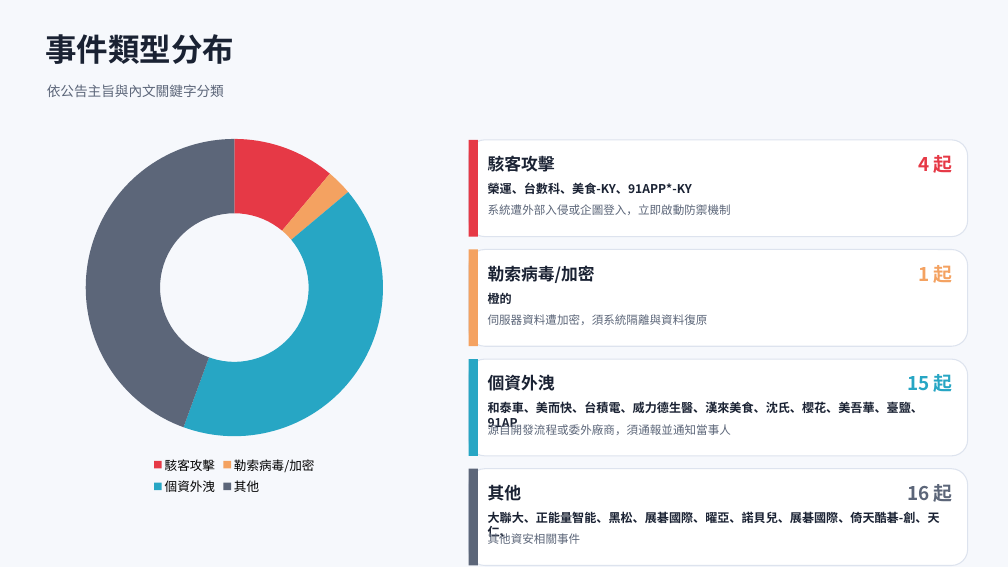
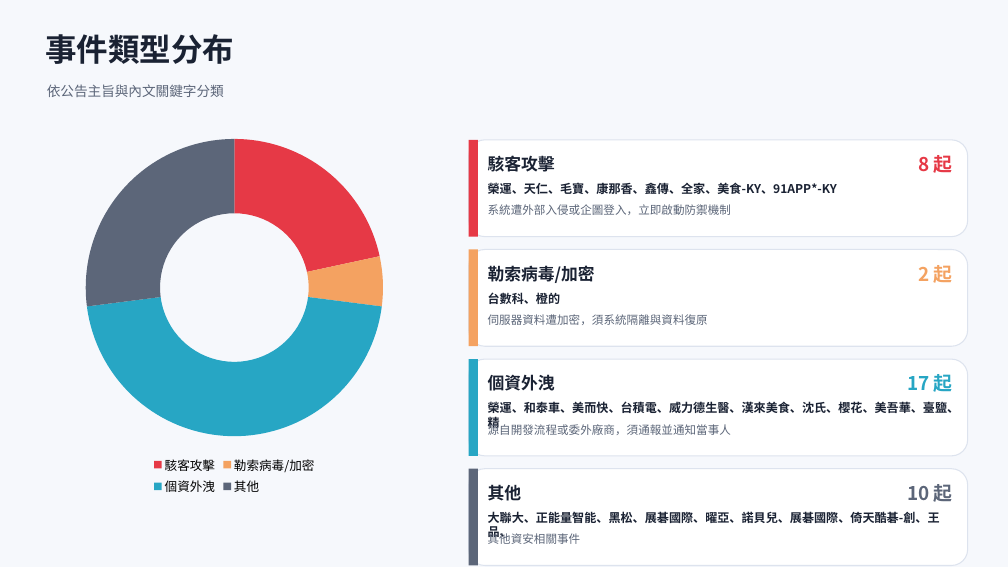
Before and after one commit to Johnnylin77/mops-isec-monitor, a slide deck: slide 3 of 資安事件因應分析.pptx. Drawn at 1008x567 pixels with LibreOffice and Linux fonts; fonts in the diff are those of the drawing. Boxes give left, top, right and bottom in pixels: in the first picture for what was removed or moved away, otherwise in the second. Text is boxed around its words. In the diff, an @@ line names an element or a change of style, - is before the commit and + after.

```diff
--- a/資安事件因應分析.pptx
+++ b/資安事件因應分析.pptx
@@ doughnut chart at [38,129,431,499] @@
-Series 1: 11, 3, 42, 44
+Series 1: 22, 5, 46, 27
@@ text at [918,155,953,173]: text changed @@
-4 起
+8 起
@@ text at [488,182,837,194]: text changed @@
-榮運、台數科、美食-KY、91APP*-KY
+榮運、天仁、毛寶、康那香、鑫傳、全家、美食-KY、91APP*-KY
@@ text at [918,265,953,283]: text changed @@
-1 起
+2 起
@@ text at [488,292,561,304]: text changed @@
-橙的
+台數科、橙的
@@ text at [907,374,953,392]: text changed @@
-15 起
+17 起
@@ text at [488,401,960,430]: text changed @@
-和泰車、美而快、台積電、威力德生醫、漢來美食、沈氏、櫻花、美吾華、臺鹽、91AP
+榮運、和泰車、美而快、台積電、威力德生醫、漢來美食、沈氏、櫻花、美吾華、臺鹽、精
@@ text at [907,484,953,502]: text changed @@
-16 起
+10 起
@@ text at [488,511,940,540]: text changed @@
-大聯大、正能量智能、黑松、展碁國際、曜亞、諾貝兒、展碁國際、倚天酷碁-創、天仁、
+大聯大、正能量智能、黑松、展碁國際、曜亞、諾貝兒、展碁國際、倚天酷碁-創、王品、
```
Also in this commit, not shown: 12 other slides changed, 1 slide added, 2 other files.
